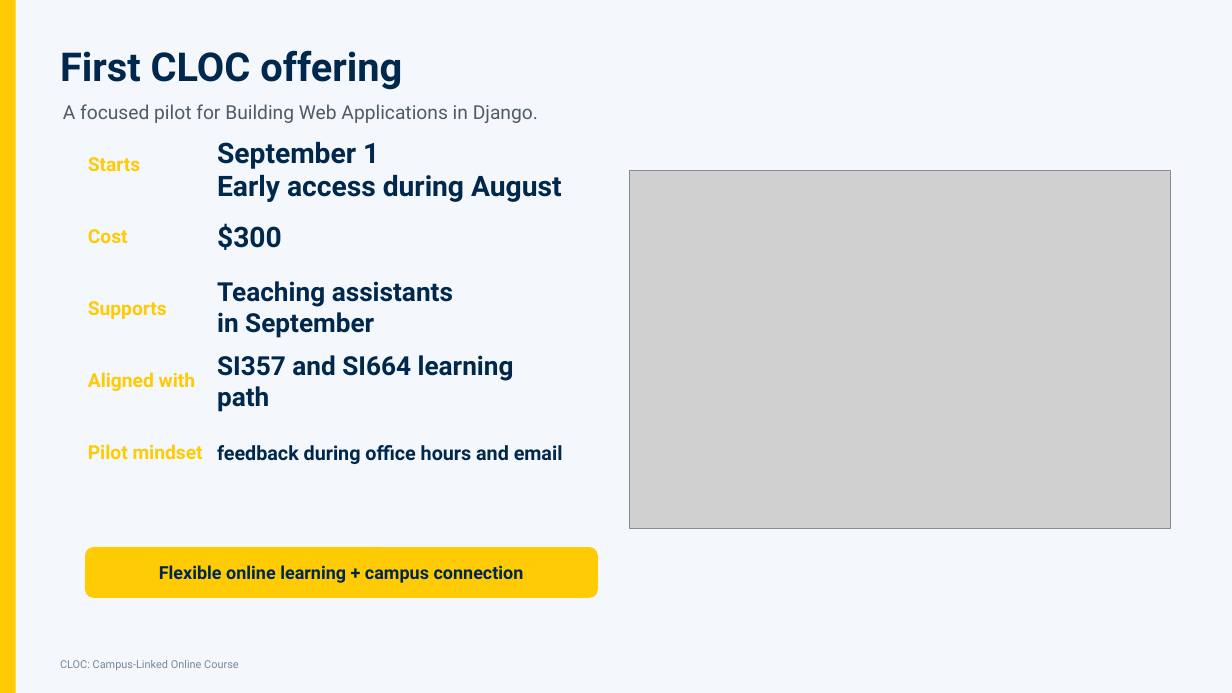
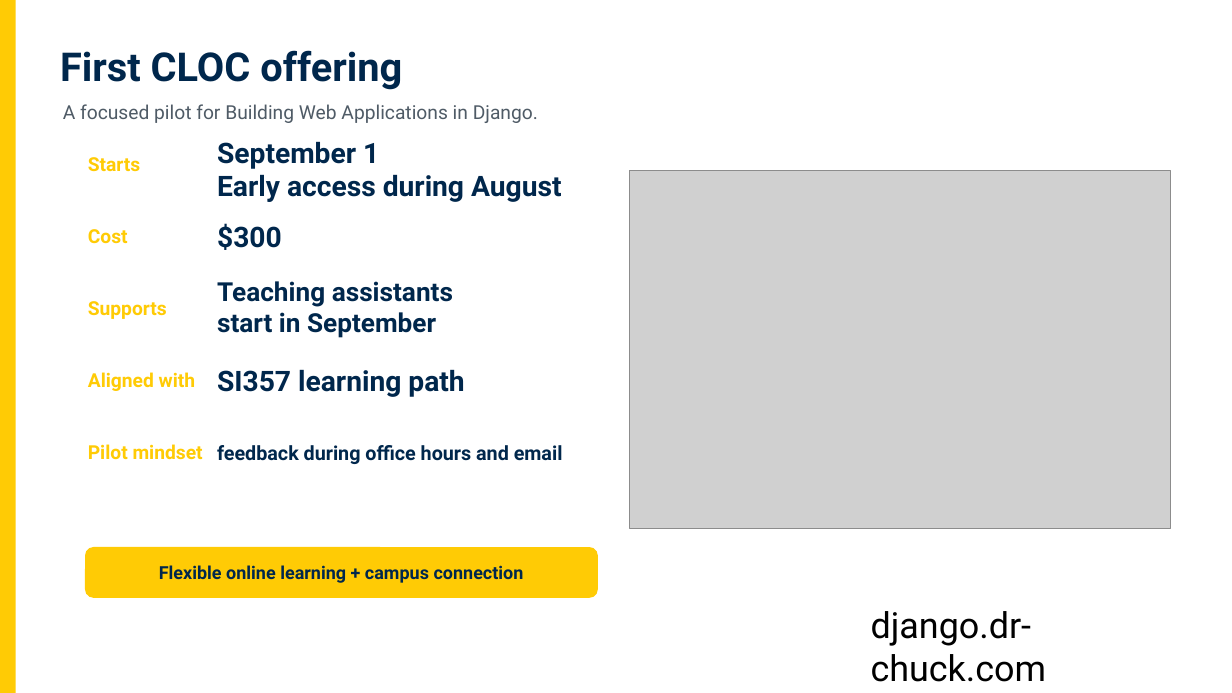
Before and after one commit to csev/dj4e, a slide deck: slide 5 of ali/Building_Web_Applications_Django_CLOC_Open_Course.pptx. Drawn at 1232x693 pixels with LibreOffice and Linux fonts; fonts in the diff are those of the drawing; grey boxes stand for pictures. Boxes give left, top, right and bottom in pixels: in the first picture for what was removed or moved away, otherwise in the second. Text is boxed around its words. In the diff, an @@ line names an element or a change of style, - is before the commit and + after.

```diff
--- a/ali/Building_Web_Applications_Django_CLOC_Open_Course.pptx
+++ b/ali/Building_Web_Applications_Django_CLOC_Open_Course.pptx
@@ rectangle removed at [0,0,1232,693] @@
@@ text at [217,281,453,338]: text changed @@
-Teaching assistants
-in September
+Teaching assistants
+start in September
@@ text at [217,369,464,397]: text changed; size 20.4 to 22 pt @@
-SI357 and SI664 learning path
+SI357 learning path
@@ text added at [871,611,1046,682], 28 pt, text #000000 @@
+django.dr-chuck.com
@@ text removed at [60,660,238,670] @@
-CLOC: Campus-Linked Online Course
```
Also in this commit, not shown: 9 other slides changed, 1 slide added, 2 slides removed, 2 other files.
